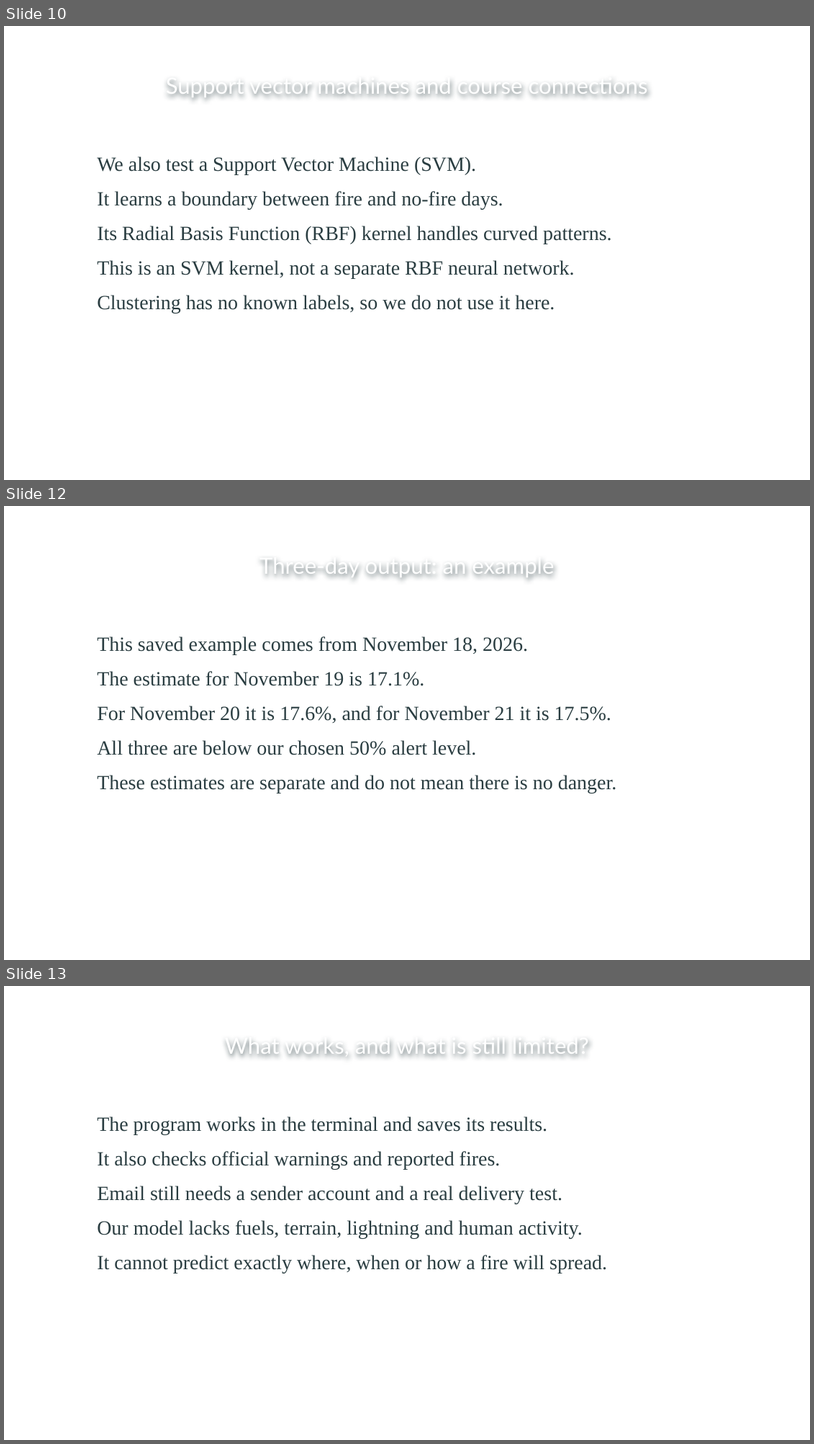
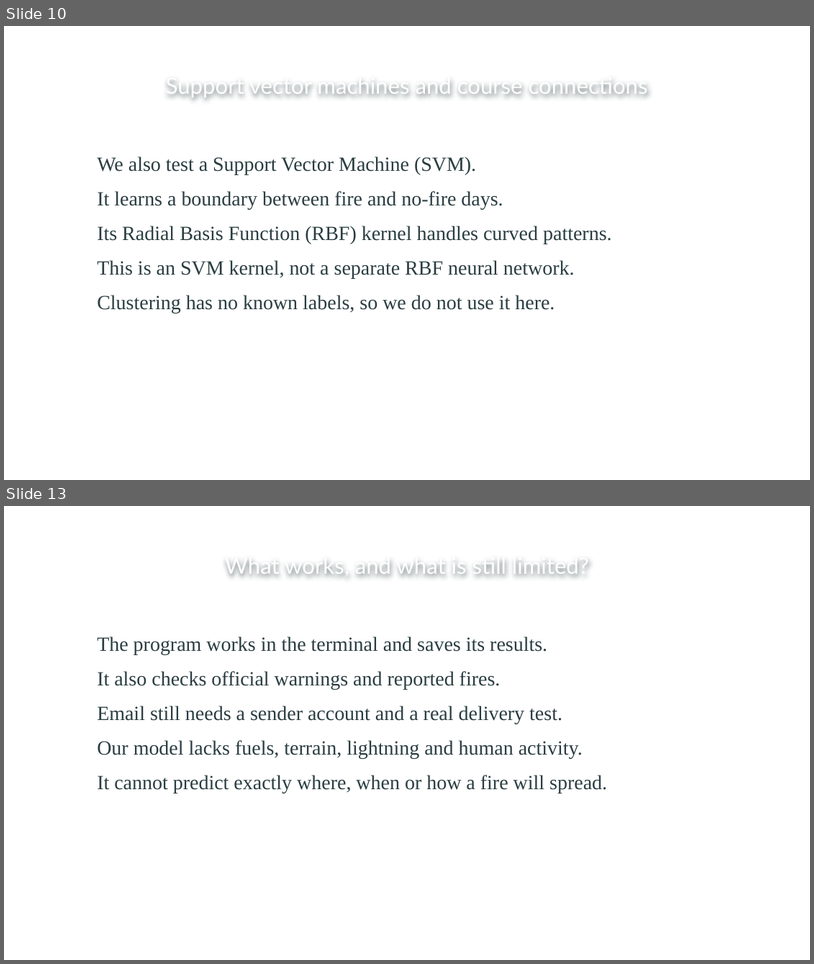
Before and after one commit to sarbarkarkee/cedar-city-wildfire-prediction, a slide deck: Cedar_City_Wildfire_Presentation.pptx. Shown one above the other, each under a label of ours: slides 10, 12 and 13 before the commit, slides 10 and 13 after it; the slides between them are not shown. The pictures are 814x1444 and 814x964 pixels, drawn with LibreOffice and Linux fonts; fonts in the diff are those of the drawing; background and template pictures are left out. Boxes give left, top, right and bottom in pixels: in the first picture for what was removed or moved away, otherwise in the second. Text is boxed around its words. In the diff, an @@ line names an element or a change of style, - is before the commit and + after.

```diff
--- a/Cedar_City_Wildfire_Presentation.pptx
+++ b/Cedar_City_Wildfire_Presentation.pptx
@@ slide 12 removed at (x1=4, y1=506, x2=810, y2=960), background picture (left out); not listed: 1 template element that a slide beside it also shows @@
@@ title removed at (x1=260, y1=560, x2=554, y2=577) @@
-Three-day output: an example
@@ text removed at (x1=97, y1=636, x2=617, y2=793) @@
-This saved example comes from November 18, 2026.
-The estimate for November 19 is 17.1%.
-For November 20 it is 17.6%, and for November 21 it is 17.5%.
-All three are below our chosen 50% alert level.
-These estimates are separate and do not mean there is no danger.
```
Also in this commit, not shown: 2 slides changed, 1 slide added, 1 other slide removed.
